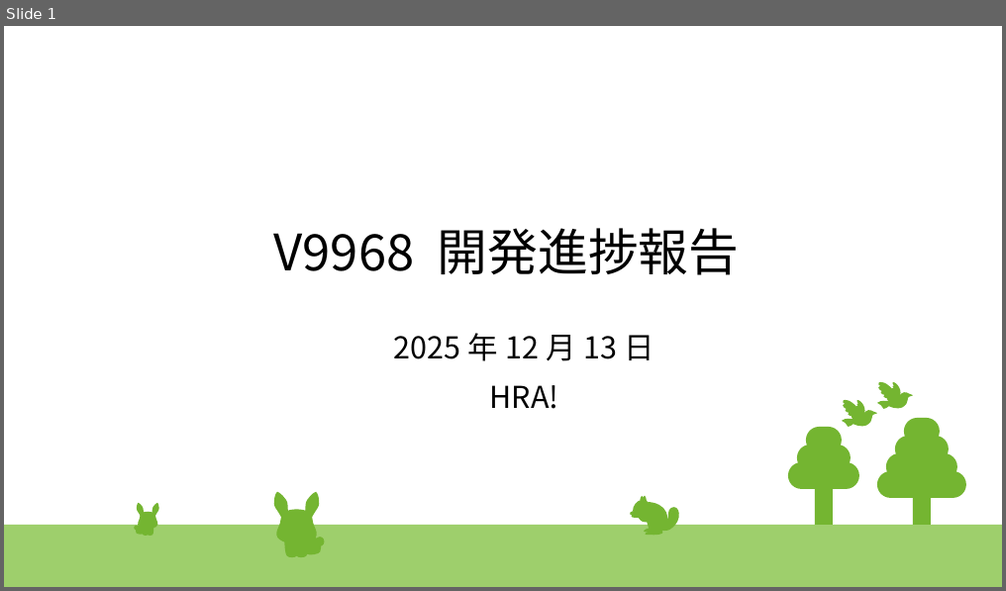
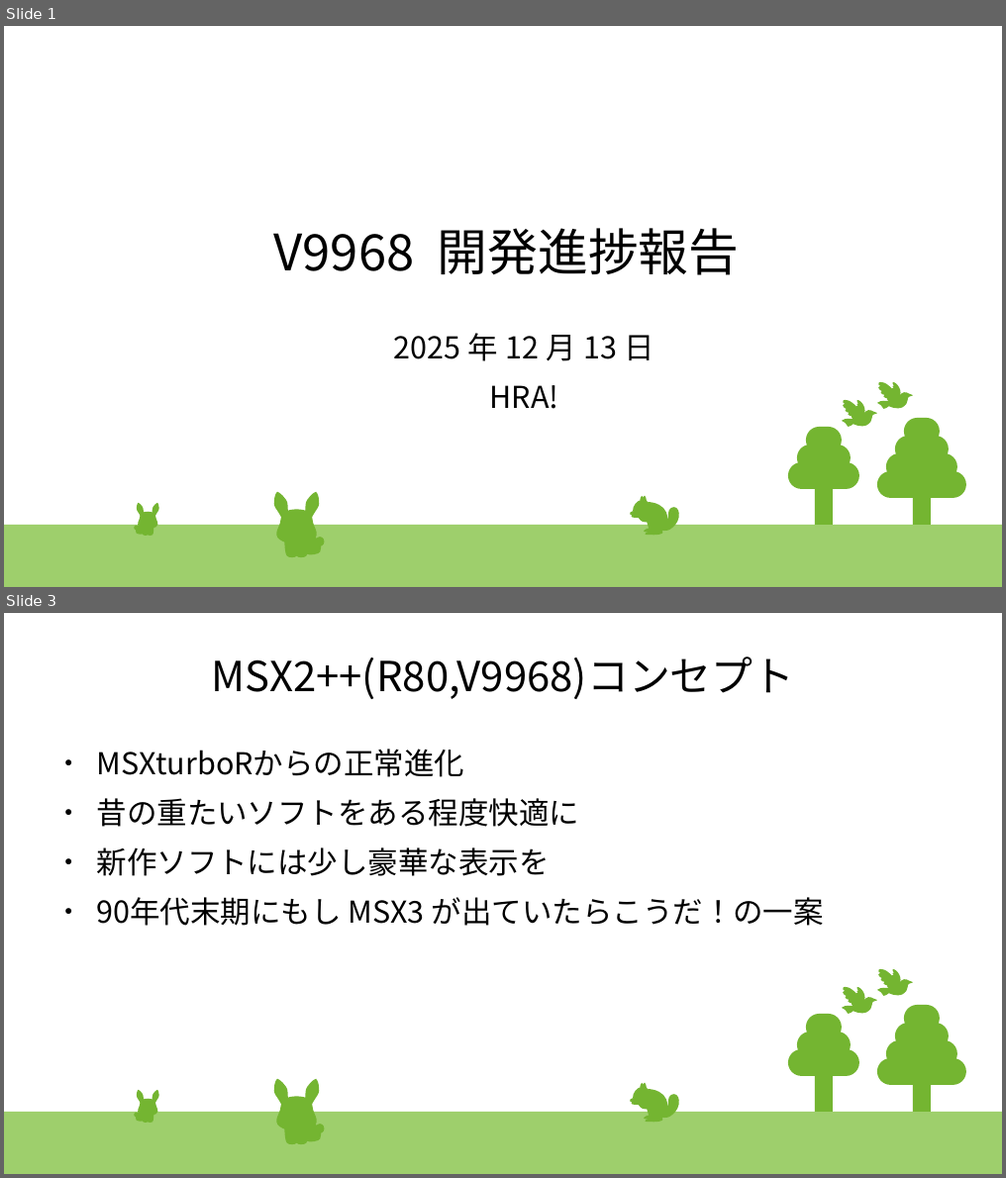
Before and after one commit to hra1129/TangCartMSX, a slide deck: RTL/tangnano20k_vdp_cartridge_rev2_step1/src/th9958/devcon/doc/2025_Dec_13th_v9968progress.odp. Shown one above the other, each under a label of ours: slide 1 before the commit, slides 1 and 3 after it; the slides between them are not shown. The pictures are 1006x591 and 1006x1178 pixels, drawn with LibreOffice and Linux fonts; fonts in the diff are those of the drawing. Boxes give left, top, right and bottom in pixels: in the first picture for what was removed or moved away, otherwise in the second. Text is boxed around its words. In the diff, an @@ line names an element or a change of style, - is before the commit and + after.

```diff
--- a/RTL/tangnano20k_vdp_cartridge_rev2_step1/src/th9958/devcon/doc/2025_Dec_13th_v9968progress.odp
+++ b/RTL/tangnano20k_vdp_cartridge_rev2_step1/src/th9958/devcon/doc/2025_Dec_13th_v9968progress.odp
@@ slide 3 added at (4,613,1002,1174), background #FFFFFF; not listed: 87 template elements that a slide beside it also shows @@
@@ title added at (211,657,794,699), 33 pt, text #000000 @@
+MSX2++(R80,V9968)コンセプト
@@ text added at (97,749,824,926), 24 pt, text #000000 @@
+● MSXturboRからの正常進化
+● 昔の重たいソフトをある程度快適に
+● 新作ソフトには少し豪華な表示を
+● 90年代末期にもし MSX3 が出ていたらこうだ！の一案
```
Also in this commit, not shown: 11 slides changed, 3 other slides added, 3 other files.
